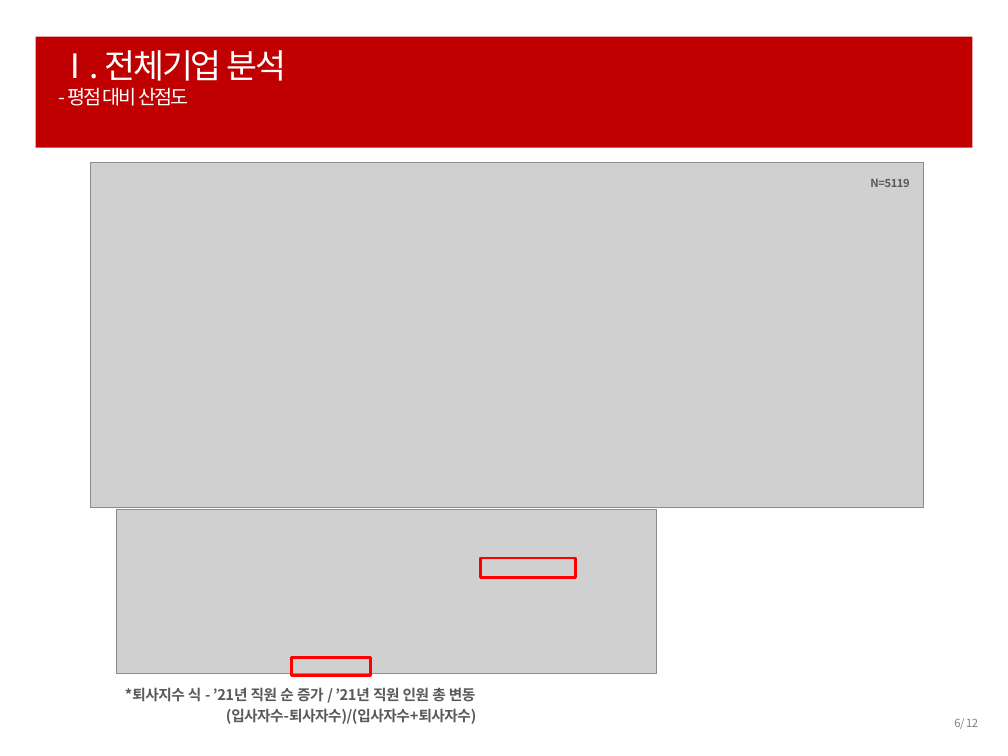
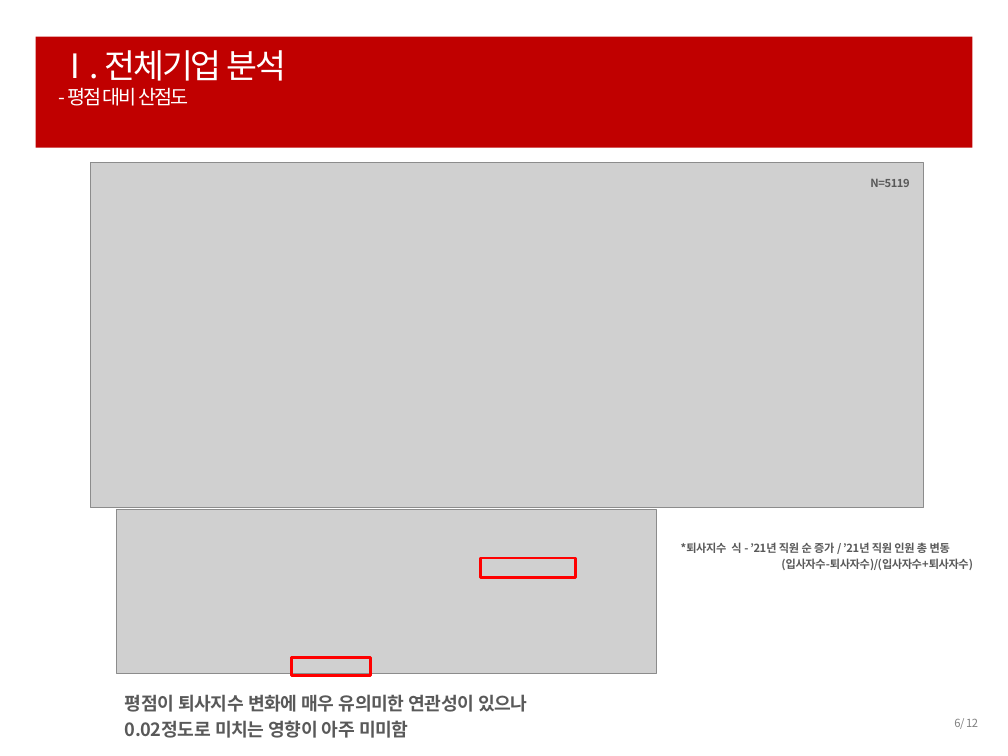
Before and after one commit to ParkHwan/R-studio, a slide deck: slide 6 of project/발표용(이경재) ppt.pptx. Drawn at 1008x756 pixels with LibreOffice and Linux fonts; fonts in the diff are those of the drawing; grey boxes stand for pictures. Boxes give left, top, right and bottom in pixels: in the first picture for what was removed or moved away, otherwise in the second. Text is boxed around its words. In the diff, an @@ line names an element or a change of style, - is before the commit and + after.

```diff
--- a/project/발표용(이경재) ppt.pptx
+++ b/project/발표용(이경재) ppt.pptx
@@ text "*퇴사지수 식 - ’21년 직원 ...": place and size @@
-text "*퇴사지수 식 - ’21년 직원 ..." at bbox=[125, 687, 477, 724]
+text "*퇴사지수 식 - ’21년 직원 ..." at bbox=[681, 542, 973, 570]
@@ text "*퇴사지수 식 - ’21년 직원 ..." at bbox=[681, 542, 973, 570]: size 10.5 to 8 pt @@
@@ text added at bbox=[125, 694, 527, 738], 13 pt, text #595959, bold @@
+평점이 퇴사지수 변화에 매우 유의미한 연관성이 있으나
+0.02정도로 미치는 영향이 아주 미미함
```
Also in this commit, not shown: 13 other slides changed.
